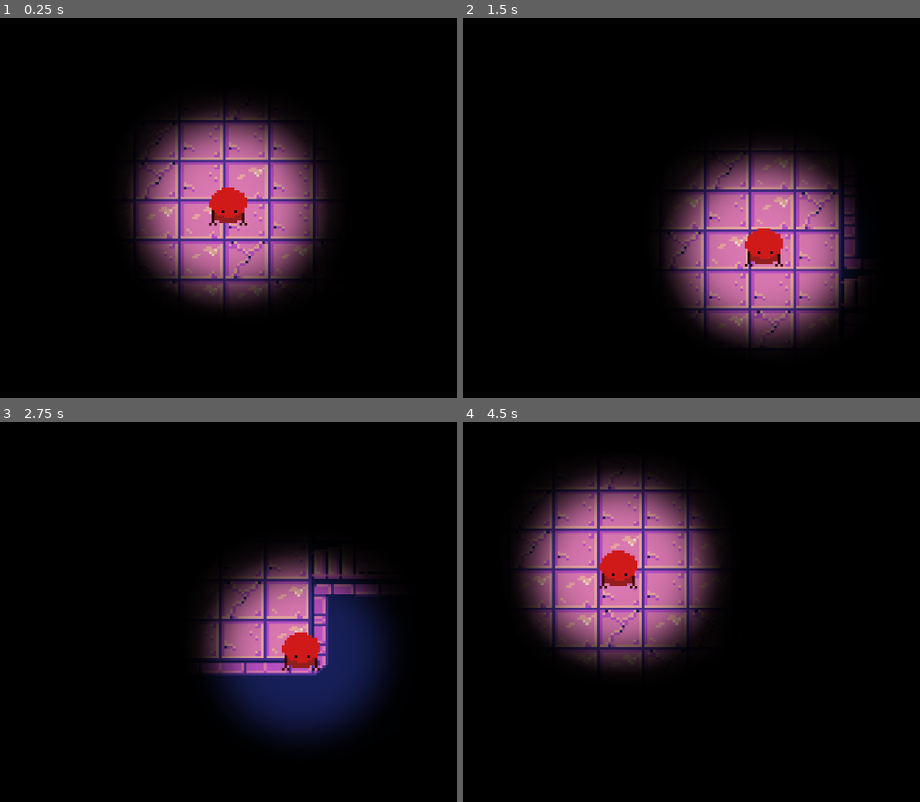
Above: before the commit, frames 1-4 (two rows, left to right).
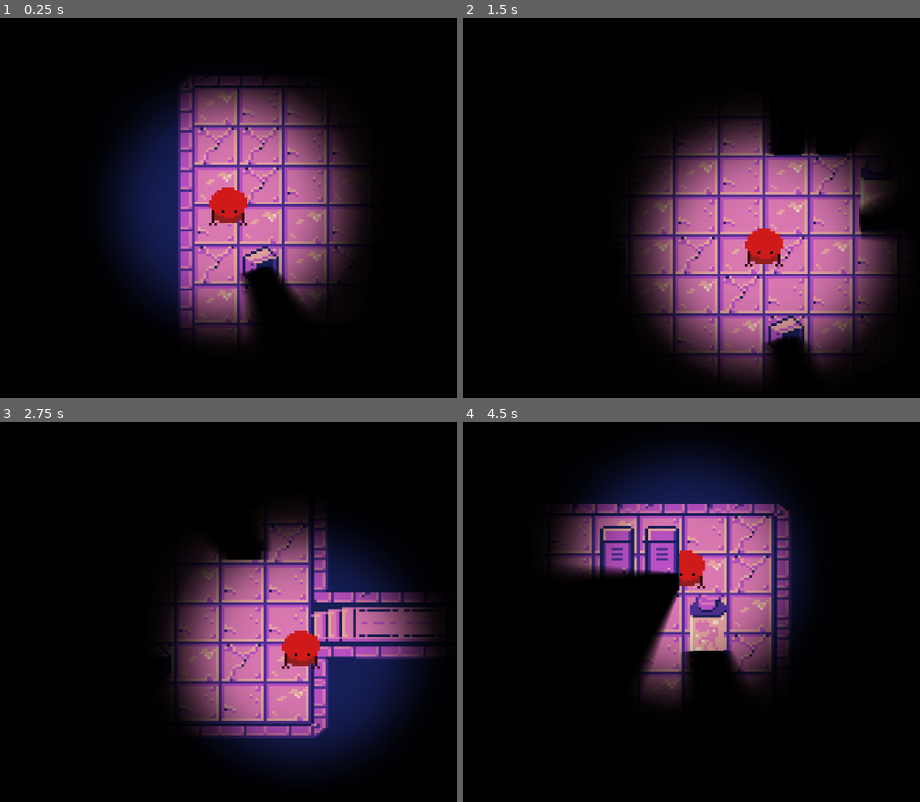
Above: after the commit, the same moments.

Repository: StudioXPEtudiant/23-24.FR.M.S4_A_Simple_Game
Game: Godot game, scene res://Scenes/TEST_level01.tscn
Two runs of this game, one before a commit and one after it. Both use one fixed random seed, a clock stepped at 60 frames per second and the inputs below.
Inputs:
- Up to frame 1 (0.25 s): no input
- Up to frame 2 (1.5 s): tap Enter at 0.5 s; hold D (move_right) 0.53-1.28 s; hold S (move_down) from 1.28 s (still down)
- Up to frame 3 (2.75 s): release S (move_down) at 2.03 s; hold D (move_right) from 2.03 s (still down)
- Up to frame 4 (4.5 s): release D (move_right) at 2.78 s; hold W (move_up) 2.78-3.53 s; hold A (move_left) from 3.53 s (still down)

The runs differ from the first frame. In frame 1, 25% of the frame differs, in the area x 23-80%, y 15-85%; in frame 2, 26%; in frame 3, 24%; in frame 4, 30%, in the area x 11-76%, y 7-74%.

Commit message:
Ajout d'objets

Diff:
--- a/Scenes/TEST_level01.tscn
+++ b/Scenes/TEST_level01.tscn
@@ -211,6 +211,7 @@
 10:2/0/occlusion_layer_0/polygon = SubResource("OccluderPolygon2D_87emr")
 10:2/0/physics_layer_0/linear_velocity = Vector2(0, 0)
 10:2/0/physics_layer_0/angular_velocity = 0.0
+10:2/0/physics_layer_0/polygon_0/points = PackedVector2Array(-6.875, -1.25, 7, -1.875, 6.75, 1.875, 6, 3.125, 5.625, 6.125, -5.625, 6.375, -5.75, 3.125, -7, 2.625)
 11:2/0 = 0
 11:2/0/physics_layer_0/linear_velocity = Vector2(0, 0)
 11:2/0/physics_layer_0/angular_velocity = 0.0
@@ -218,6 +219,7 @@
 12:2/0/occlusion_layer_0/polygon = SubResource("OccluderPolygon2D_ndf0o")
 12:2/0/physics_layer_0/linear_velocity = Vector2(0, 0)
 12:2/0/physics_layer_0/angular_velocity = 0.0
+12:2/0/physics_layer_0/polygon_0/points = PackedVector2Array(-5.875, -4.5, 5.875, -4.5, 5.625, 6.875, -5.625, 6.375)
 0:3/0 = 0
 0:3/0/terrain_set = 0
 0:3/0/physics_layer_0/linear_velocity = Vector2(0, 0)
@@ -300,7 +302,7 @@
 10:3/0/occlusion_layer_0/polygon = SubResource("OccluderPolygon2D_ucaky")
 10:3/0/physics_layer_0/linear_velocity = Vector2(0, 0)
 10:3/0/physics_layer_0/angular_velocity = 0.0
-10:3/0/physics_layer_0/polygon_0/points = PackedVector2Array(-2.375, 2.25, 1.0625, 0.25, 4.5625, 2.4375, 5.83363, 4.33103, 1.32583, 6.89429, -1.94454, 8, -6.71751, 4.24264)
+10:3/0/physics_layer_0/polygon_0/points = PackedVector2Array(-6.875, -1.25, 7, -1.875, 6.75, 1.875, 6, 3.125, 5.625, 6.125, -5.625, 6.375, -5.75, 3.125, -7, 2.625)
 11:3/0 = 0
 11:3/0/physics_layer_0/linear_velocity = Vector2(0, 0)
 11:3/0/physics_layer_0/angular_velocity = 0.0
@@ -350,6 +352,7 @@
 12:4/0/occlusion_layer_0/polygon = SubResource("OccluderPolygon2D_wwv5g")
 12:4/0/physics_layer_0/linear_velocity = Vector2(0, 0)
 12:4/0/physics_layer_0/angular_velocity = 0.0
+12:4/0/physics_layer_0/polygon_0/points = PackedVector2Array(-6.75, 0.375, 6.5, 0.5, 6.5, 4.5, -6, 4.5)
 0:5/0 = 0
 0:5/0/physics_layer_0/linear_velocity = Vector2(0, 0)
 0:5/0/physics_layer_0/angular_velocity = 0.0
@@ -498,10 +501,11 @@
 layer_2/name = "Walls"
 layer_2/tile_data = PackedInt32Array(1507365, 0, 1, 1441829, 0, 1, 1376293, 0, 1, 1310757, 0, 2, 1245221, 0, 2, 1179685 …(1154 unchanged characters)…
 layer_3/name = "Objects"
-layer_3/tile_data = PackedInt32Array()
+layer_3/z_index = 5
+layer_3/tile_data = PackedInt32Array(1441835, 655360, 3, 1310759, 655360, 3, 1179693, 655360, 1, 1245229, 655360, 2, 1048620, 786432, 1, 1114156, 786432, 2, 1048619, 786432, 1, 1114155, 786432, 2, 1376308, 786432, 4, 1507383, 786432, 4)
 
 [node name="Player" parent="." instance=ExtResource("3_vdfq7")]
-position = Vector2(741, 301)
+position = Vector2(700, 299)
 scale = Vector2(1, 1)
 metadata/_edit_group_ = true
 
--- a/Scenes/player.tscn
+++ b/Scenes/player.tscn
@@ -32,8 +32,9 @@
 texture = ExtResource("3_1slrq")
 
 [node name="PointLight2D" type="PointLight2D" parent="."]
+texture_filter = 1
 shadow_enabled = true
 shadow_filter = 2
-shadow_filter_smooth = 2.0
+shadow_filter_smooth = 3.0
 texture = ExtResource("4_ub0f1")
-texture_scale = 0.3
+texture_scale = 0.4
